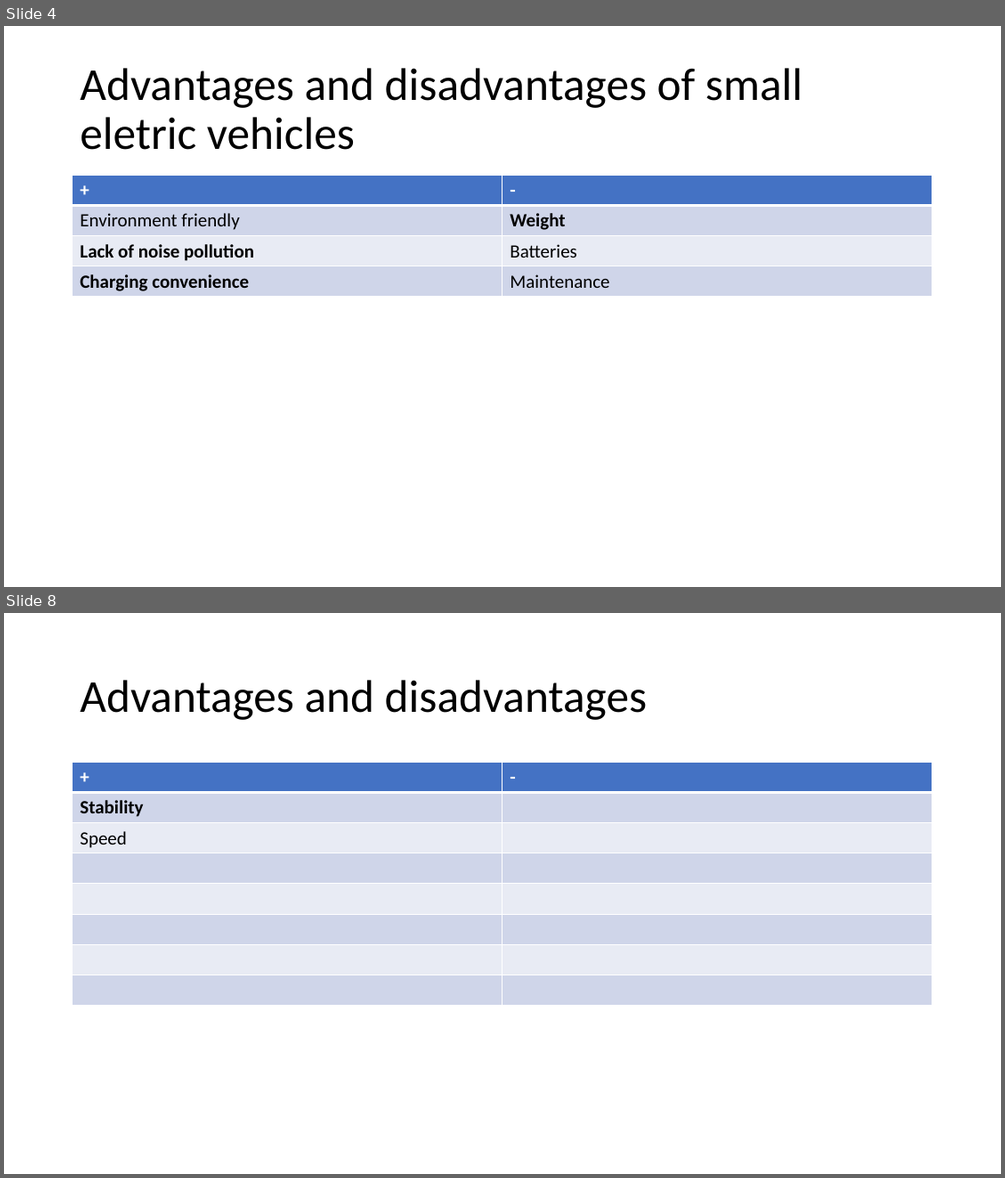
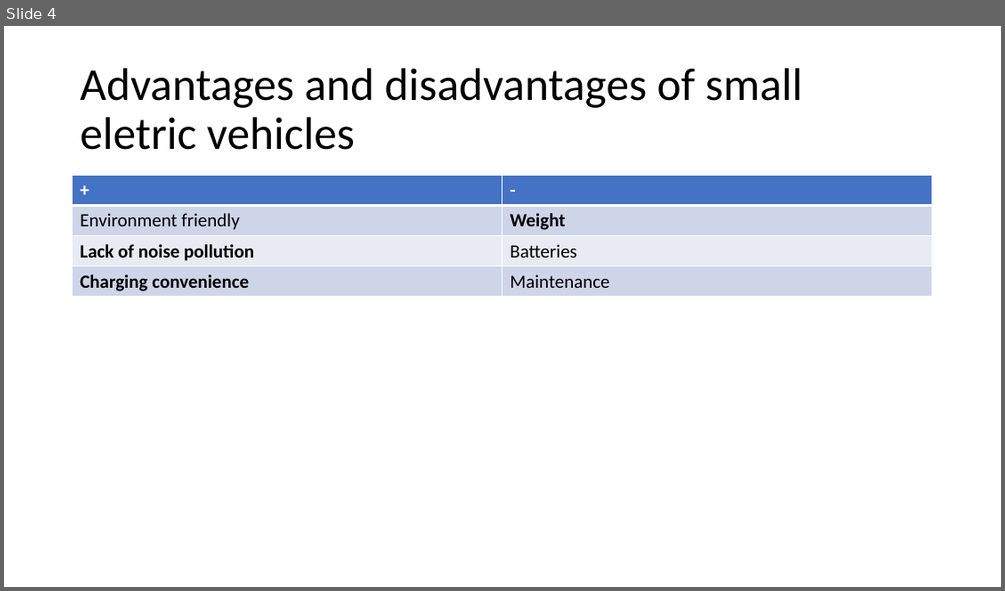
Before and after one commit to MaxGarden/6e3be26eb84bc4f25045a51a02cedb9b88049e0d, a slide deck: Small electric vehicles.pptx. Shown one above the other, each under a label of ours: slides 4 and 8 before the commit, slide 4 after it; the slides between them are not shown. The pictures are 1005x1178 and 1005x591 pixels, drawn with LibreOffice and Linux fonts; fonts in the diff are those of the drawing. Boxes give left, top, right and bottom in pixels: in the first picture for what was removed or moved away, otherwise in the second. Text is boxed around its words. In the diff, an @@ line names an element or a change of style, - is before the commit and + after.

```diff
--- a/Small electric vehicles.pptx
+++ b/Small electric vehicles.pptx
@@ slide 8 removed at <box>4,613,1001,1174</box>, background #FFFFFF @@
@@ title removed at <box>80,680,647,720</box> @@
-Advantages and disadvantages
@@ table removed at <box>73,763,933,1005</box>, 8 rows, 2 columns @@
-+ | -
-Stability | 
-Speed | 
- | 
- | 
- | 
- | 
- | 
```
Also in this commit, not shown: 10 slides changed, 1 other slide removed, 5 other files.
